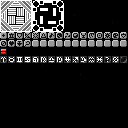
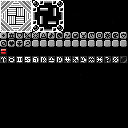
Layered file, before and after one edit (128x128). Changes by layer:
painted on "Layer" over [33, 1, 63, 31]
